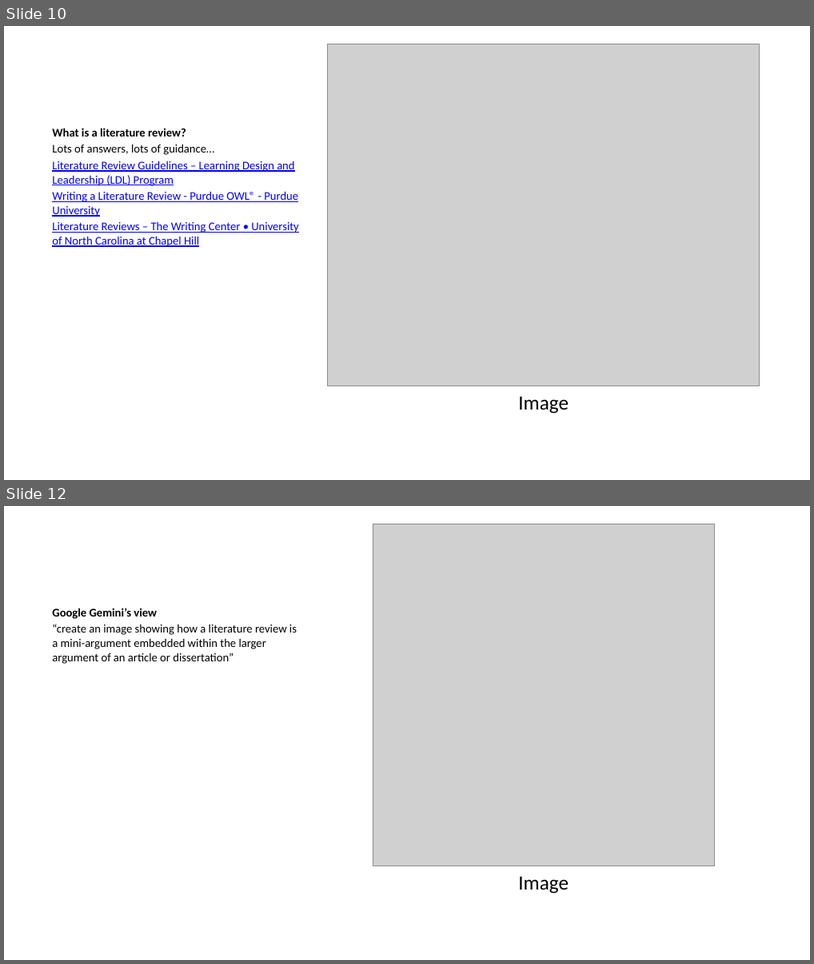
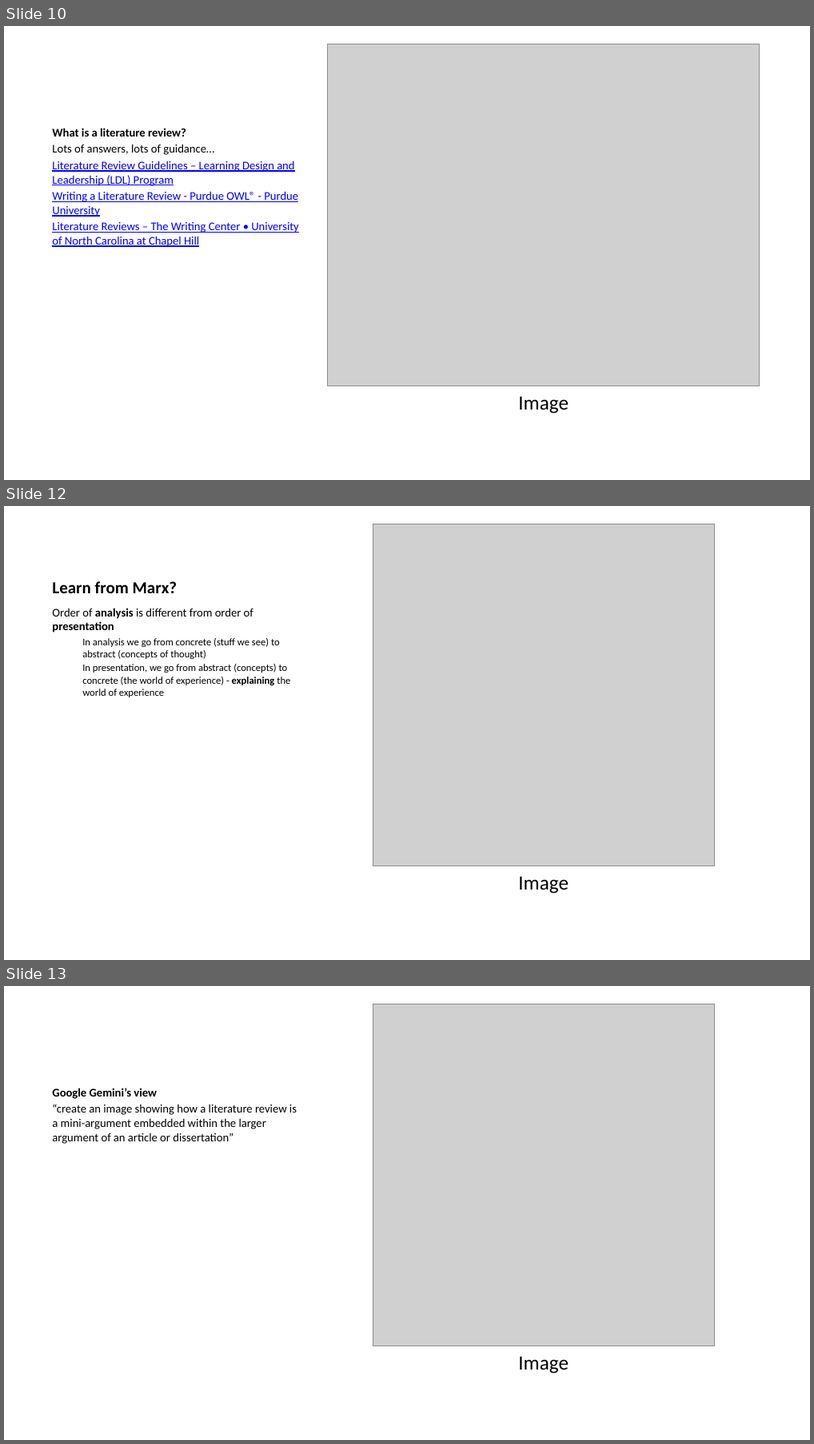
Before and after one commit to liammagee/night-owl, a slide deck: lectures/590-lecture-2.pptx. Shown one above the other, each under a label of ours: slides 10 and 12 before the commit, slides 10, 12 and 13 after it; the slides between them are not shown. The pictures are 814x964 and 814x1444 pixels, drawn with LibreOffice and Linux fonts; fonts in the diff are those of the drawing; grey boxes stand for pictures. Boxes give left, top, right and bottom in pixels: in the first picture for what was removed or moved away, otherwise in the second. Text is boxed around its words. In the diff, an @@ line names an element or a change of style, - is before the commit and + after.

```diff
--- a/lectures/590-lecture-2.pptx
+++ b/lectures/590-lecture-2.pptx
@@ slide 12 added at (x1=4, y1=506, x2=810, y2=960), background #FFFFFF @@
@@ picture added at (x1=374, y1=524, x2=715, y2=866) @@
@@ title added at (x1=52, y1=581, x2=178, y2=593), 15 pt, text #000000, bold @@
+Learn from Marx?
@@ text added at (x1=52, y1=608, x2=290, y2=697), 9 pt, text #000000 @@
+Order of analysis is different from order of presentation
+  In analysis we go from concrete (stuff we see) to abstract (concepts of thought)
+  In presentation, we go from abstract (concepts) to concrete (the world of experience) - explaining the world of experience
@@ text added at (x1=518, y1=876, x2=569, y2=893), 18 pt, text #000000 @@
+Image
@@ what was slide 12 is now slide 13 @@
```
Also in this commit, not shown: 6 slides changed, 3 other slides added, 42 other files.
